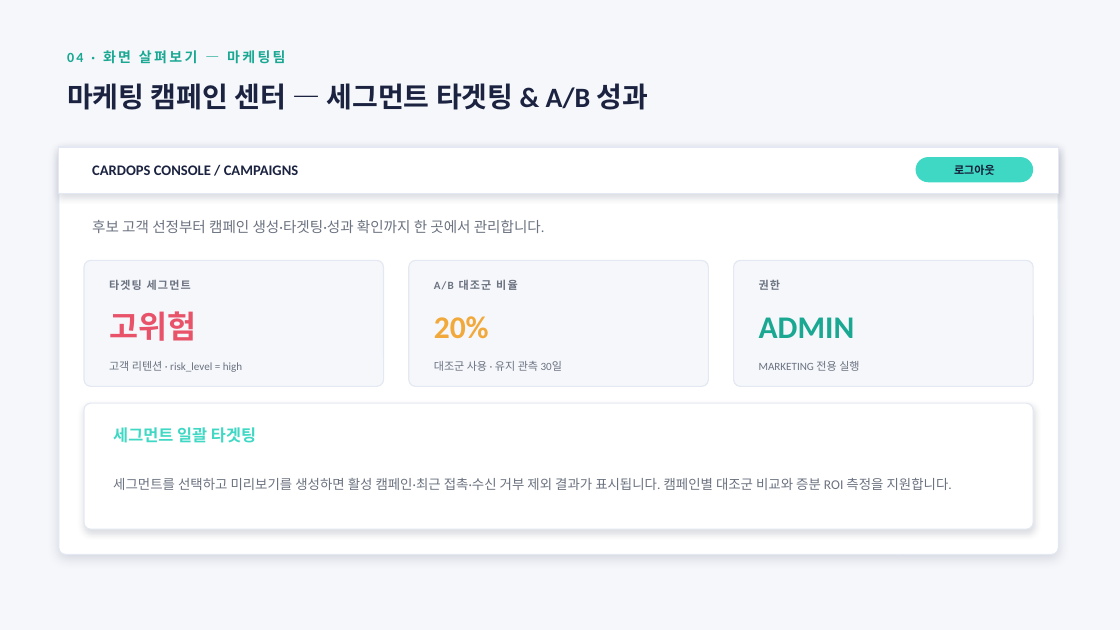
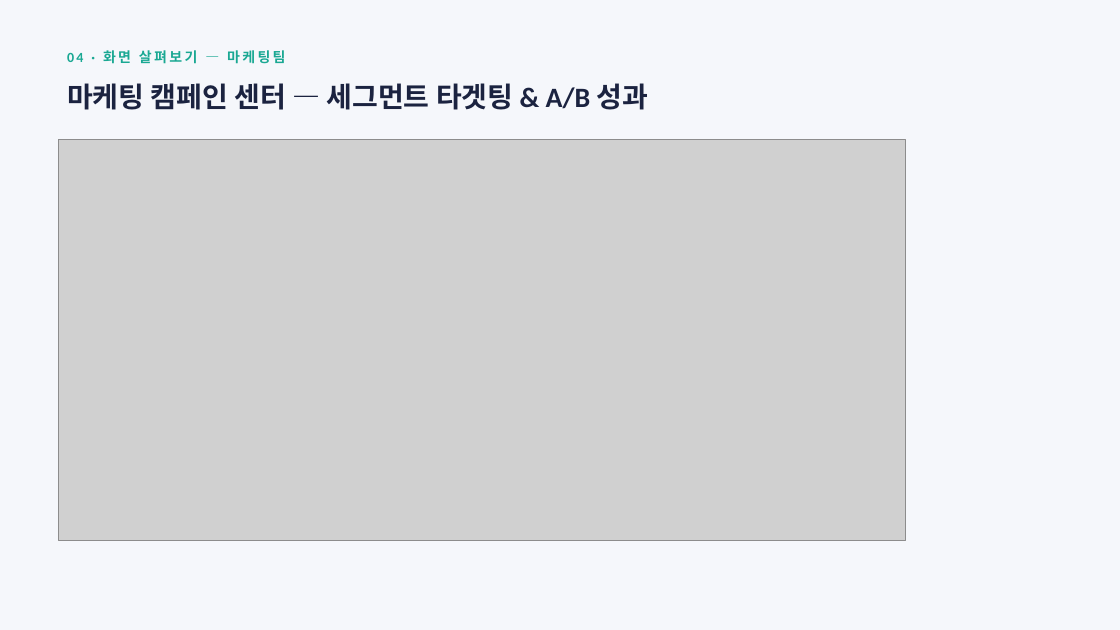
Before and after one commit to SKN-34-castleuk/SKN34-2nd-4Team, a slide deck: slide 18 of docs/ppt/비즈니스 로직.pptx. Drawn at 1120x630 pixels with LibreOffice and Linux fonts; fonts in the diff are those of the drawing; grey boxes stand for pictures. Boxes give left, top, right and bottom in pixels: in the first picture for what was removed or moved away, otherwise in the second. Text is boxed around its words. In the diff, an @@ line names an element or a change of style, - is before the commit and + after.

```diff
--- a/docs/ppt/비즈니스 로직.pptx
+++ b/docs/ppt/비즈니스 로직.pptx
@@ rounded rectangle removed at (59,147,1059,555) @@
@@ rectangle removed at (59,147,1059,193) @@
@@ picture added at (59,139,906,541) @@
@@ text removed at (92,165,298,175) @@
-CARDOPS CONSOLE / CAMPAIGNS
@@ rounded rectangle removed at (916,157,1033,182) @@
@@ text removed at (954,165,995,175) @@
-로그아웃
@@ text removed at (92,220,545,233) @@
-후보 고객 선정부터 캠페인 생성·타겟팅·성과 확인까지 한 곳에서 관리합니다.
@@ rounded rectangle removed at (84,260,384,386) @@
@@ rounded rectangle removed at (409,260,709,386) @@
@@ rounded rectangle removed at (734,260,1033,386) @@
@@ text removed at (109,280,190,290) @@
-타겟팅 세그먼트
@@ text removed at (434,280,518,290) @@
-A/B 대조군 비율
@@ text removed at (759,280,780,290) @@
-권한
@@ text removed at (109,311,196,341) @@
-고위험
@@ text removed at (434,316,489,339) @@
-20%
@@ text removed at (759,317,855,338) @@
-ADMIN
@@ text removed at (109,361,242,372) @@
-고객 리텐션 · risk_level = high
@@ text removed at (434,361,562,371) @@
-대조군 사용 · 유지 관측 30일
@@ text removed at (759,361,859,371) @@
-MARKETING 전용 실행
@@ rounded rectangle removed at (84,403,1033,529) @@
@@ text removed at (113,427,256,443) @@
-세그먼트 일괄 타겟팅
@@ text removed at (113,478,952,490) @@
-세그먼트를 선택하고 미리보기를 생성하면 활성 캠페인·최근 접촉·수신 거부 제외 결과가 표시됩니다. 캠페인별 대조군 비교와 증분 ROI 측정을 지원합니다.
```
Also in this commit, not shown: 5 other slides changed, 5 other files.
